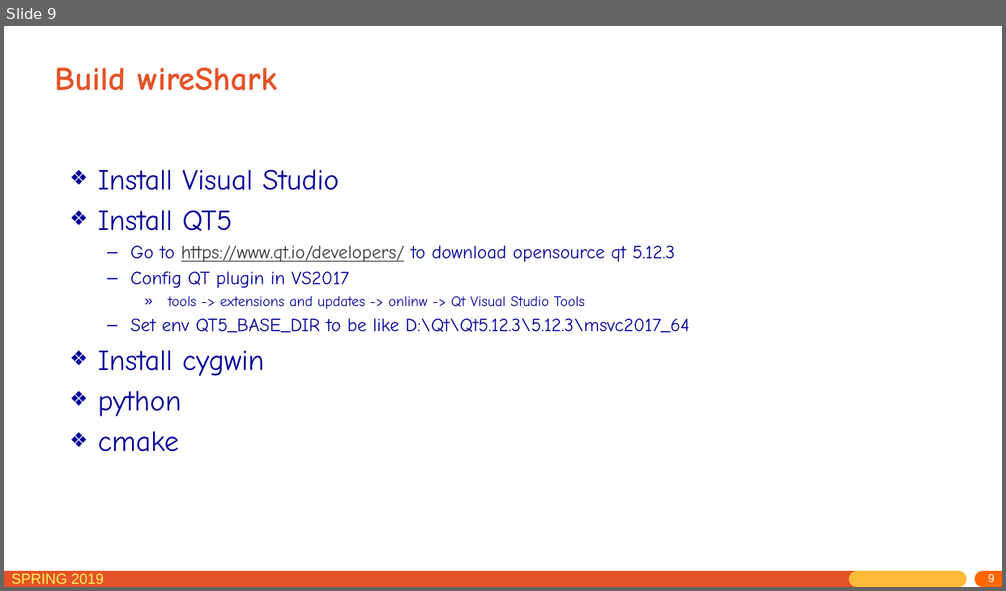
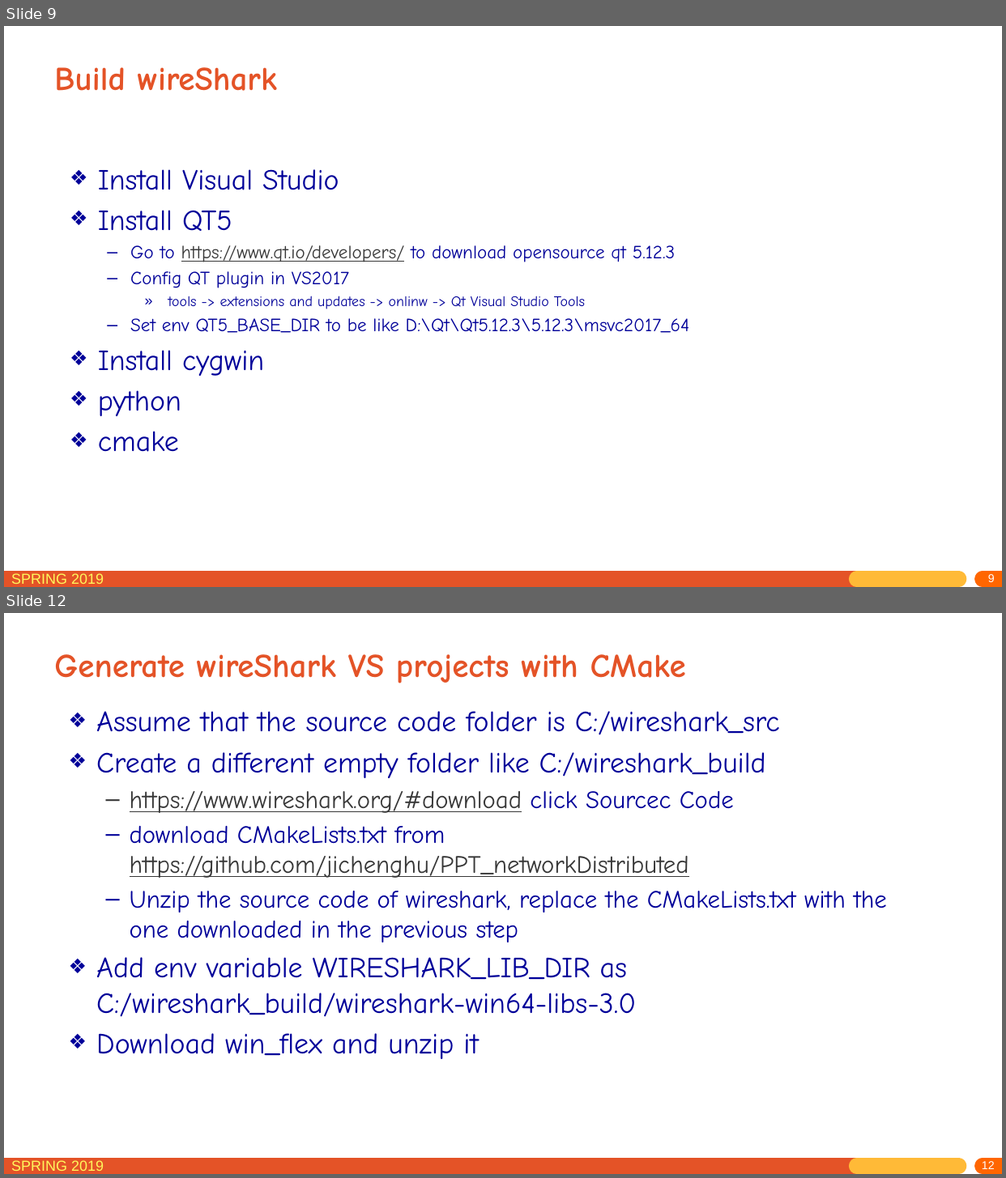
Before and after one commit to jichenghu/PPT_networkDistributed, a slide deck: lab_0.pptx. Shown one above the other, each under a label of ours: slide 9 before the commit, slides 9 and 12 after it; the slides between them are not shown. The pictures are 1006x591 and 1006x1178 pixels, drawn with LibreOffice and Linux fonts; fonts in the diff are those of the drawing. Boxes give left, top, right and bottom in pixels: in the first picture for what was removed or moved away, otherwise in the second. Text is boxed around its words. In the diff, an @@ line names an element or a change of style, - is before the commit and + after.

```diff
--- a/lab_0.pptx
+++ b/lab_0.pptx
@@ slide 12 added at (4, 613, 1002, 1174), background #FFFFFF; not listed: 5 template elements that a slide beside it also shows @@
@@ title added at (54, 654, 686, 683), 32 pt, text #E45327, bold @@
+Generate wireShark VS projects with CMake
@@ text added at (96, 711, 887, 1059), 24 pt, text #000099 @@
+❖ Assume that the source code folder is C:/wireshark_src
+❖ Create a different empty folder like C:/wireshark_build
+  – https://www.wireshark.org/#download click Sourcec Code
+  – download CMakeLists.txt from https://github.com/jichenghu/PPT_networkDistributed
+  – Unzip the source code of wireshark, replace the CMakeLists.txt with the one downloaded in the previous step
+❖ Add env variable WIRESHARK_LIB_DIR as C:/wireshark_build/wireshark-win64-libs-3.0
+❖ Download win_flex and unzip it
```
Also in this commit, not shown: 1 slide changed, 3 other slides added.
